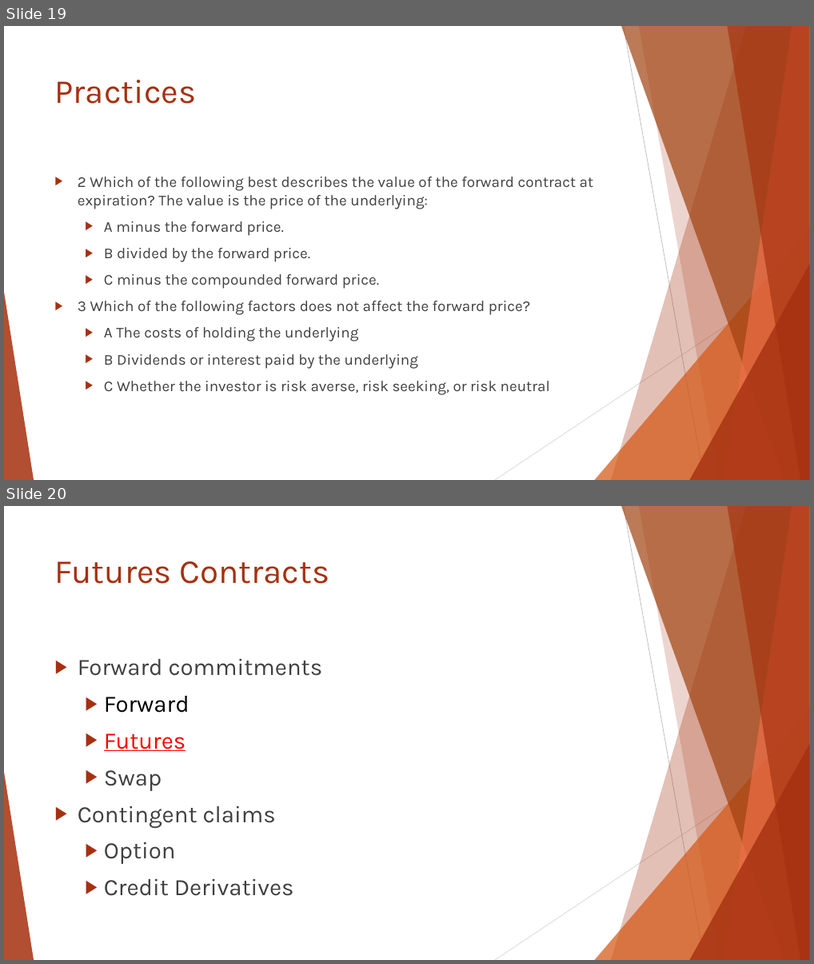
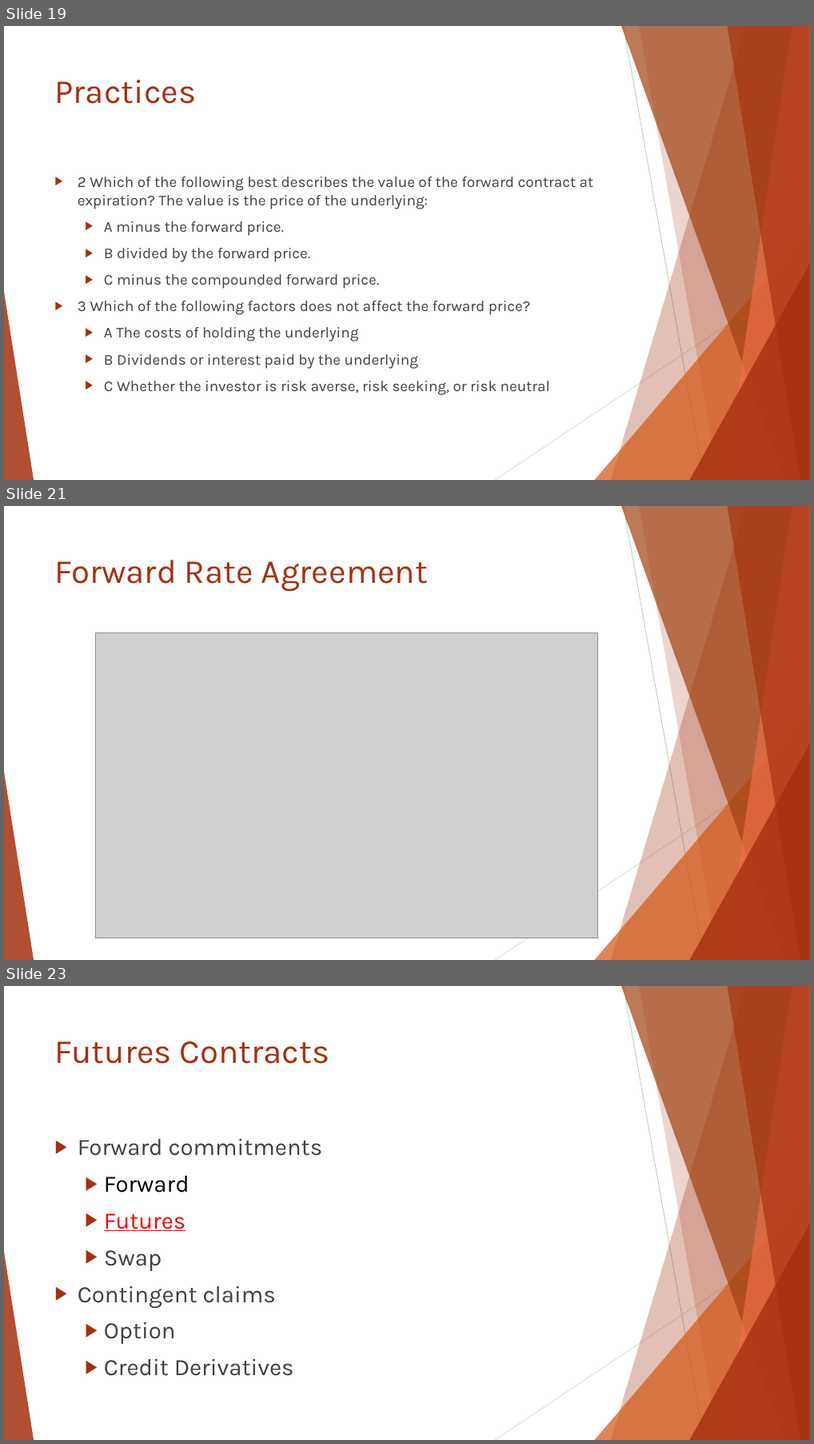
Before and after one commit to Isco0530/data, a slide deck: Reading 46.pptx. Shown one above the other, each under a label of ours: slides 19 and 20 before the commit, slides 19, 21 and 23 after it; the slides between them are not shown. The pictures are 814x964 and 814x1444 pixels, drawn with LibreOffice and Linux fonts; fonts in the diff are those of the drawing; grey boxes stand for pictures. Boxes give left, top, right and bottom in pixels: in the first picture for what was removed or moved away, otherwise in the second. Text is boxed around its words. In the diff, an @@ line names an element or a change of style, - is before the commit and + after.

```diff
--- a/Reading 46.pptx
+++ b/Reading 46.pptx
@@ slide 21 added at (4, 506, 810, 960), background #FFFFFF; not listed: 10 template elements that a slide beside it also shows @@
@@ title added at (55, 560, 428, 592), 40 pt, text #A5300F @@
+Forward Rate Agreement
@@ picture added at (95, 633, 598, 938) @@
@@ what was slide 20 is now slide 23 @@
```
Also in this commit, not shown: 2 other slides added.
